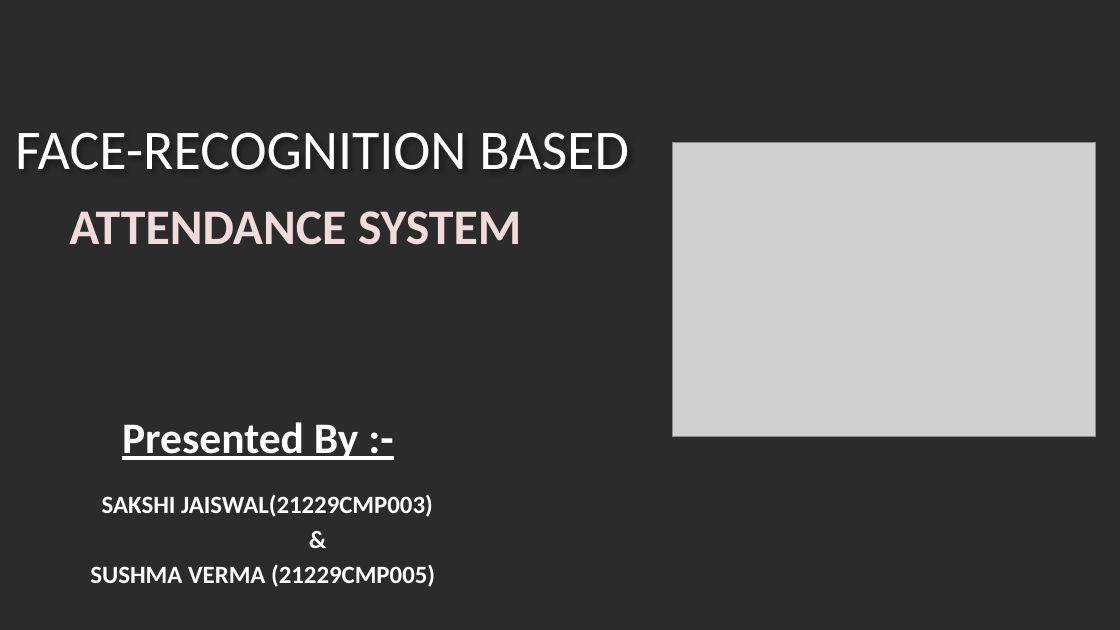
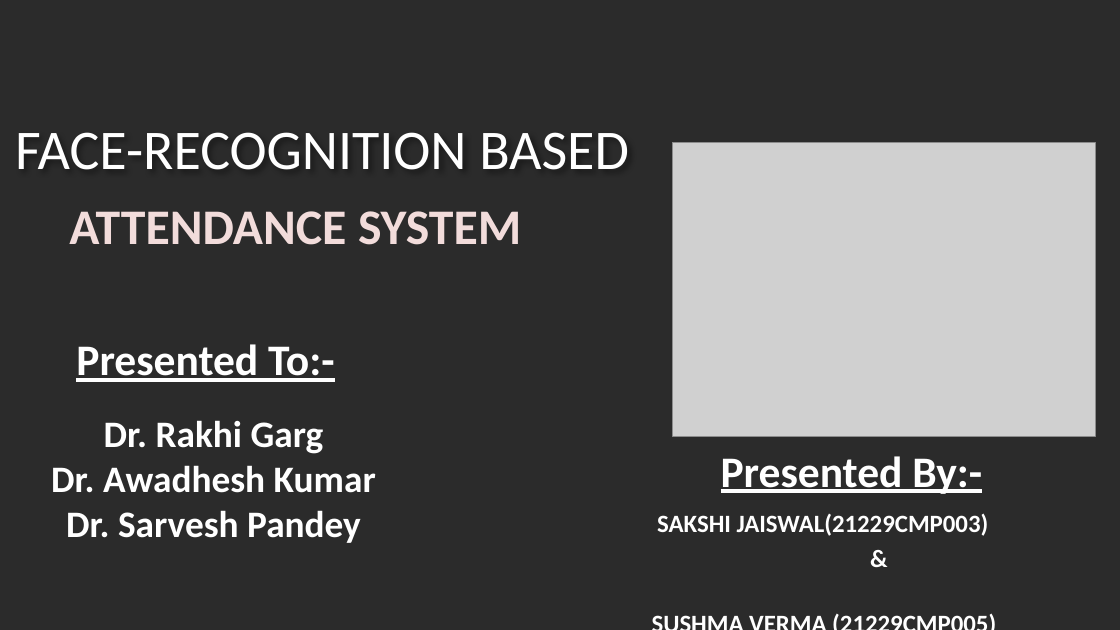
Before and after one commit to jais-sakshi/presentation, a slide deck: slide 1 of Project.pptx. Drawn at 1120x630 pixels with LibreOffice and Linux fonts; fonts in the diff are those of the drawing; grey boxes stand for pictures; background and template pictures are left out; a plain dark background stands for a picture behind light text. Boxes give left, top, right and bottom in pixels: in the first picture for what was removed or moved away, otherwise in the second. Text is boxed around its words. In the diff, an @@ line names an element or a change of style, - is before the commit and + after.

```diff
--- a/Project.pptx
+++ b/Project.pptx
@@ text added at [76, 344, 334, 382], 28 pt, text #FFFFFF, bold, underline @@
+Presented To:-
@@ text added at [51, 420, 376, 543], 24 pt, text #FFFFFF, bold @@
+Dr. Rakhi Garg
+Dr. Awadhesh Kumar
+Dr. Sarvesh Pandey
@@ text at [721, 456, 982, 494]: spaces changed @@
-Presented By :-
+Presented By:-
@@ subtitle "SAKSHI JAISWAL(21229CMP003)" rewrapped from [90, 494, 435, 587] to [657, 513, 989, 536] @@
```
Also in this commit, not shown: 1 other slide changed.
